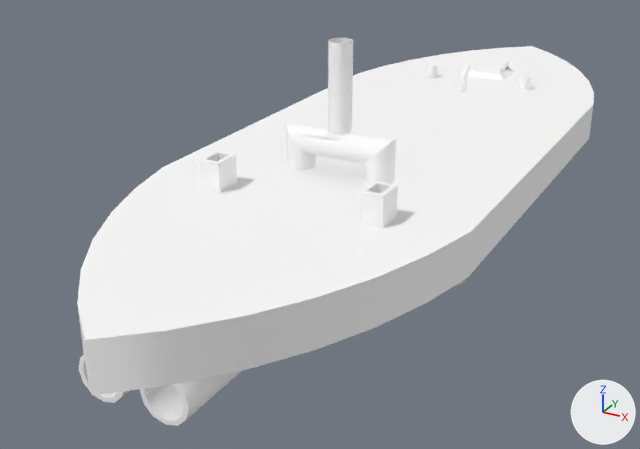
A saved change to the FBX model Assets/World objects/Ships_raw/terran - sloop monitor.fbx.
Both versions are drawn from a 50 mm camera at (3.14, -7.25, 2.79) aimed at (-0.45, -0.72, -0.48). The lights are fixed; the arrows at lower right show +X, +Y and +Z. Vertices at the same position are counted once.

The scene before the commit, as lines of its bpy script (objects in view):
```python
me_id70 = bpy.data.meshes.new('ID70')
me_id70.from_pydata(...)  # 716 vertices, 1035 faces; spans x -1.34..1.34, y -4.2..4.2, z -0.42..1.35
me_id70.materials.append(mat_material_003)  # white #ffffff
me_id70_001 = bpy.data.meshes.new('ID70.001')
me_id70_001.from_pydata(...)  # 88 vertices, 120 faces; spans x -0.78..0.78, y -2.05..2.13, z 0.27..0.51
me_id70_001.materials.append(mat_material_003)  # white #ffffff
ob_monitorhull = bpy.data.objects.new('MonitorHull', me_id70)
ob_monitorhull.location = (0.0, 0.0, 0.0)
ob_monitorteamcolor = bpy.data.objects.new('MonitorTeamColor', me_id70_001)
ob_monitorteamcolor.location = (0.0, 0.0, 0.0)
```
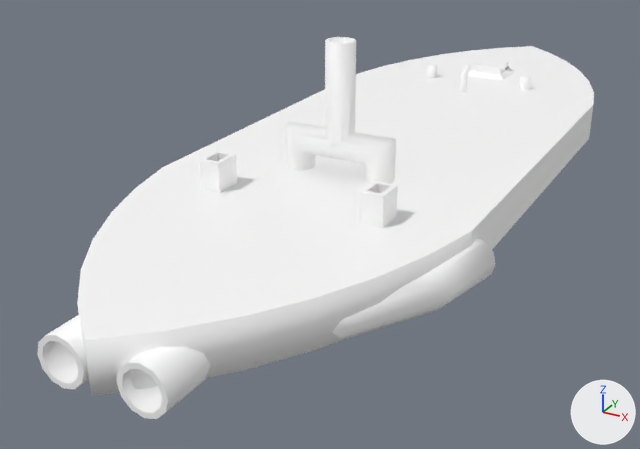
What differs and where, as boxes [x1, y1, x2, y2] in the pictures (640 x 449 px; the box of a moved part takes in the faces that stretch with it):
'MonitorHull', reshaped (8% wider): before [77, 38, 594, 426]; after [37, 37, 594, 419]
part 1 of me_id70, added: after [117, 346, 210, 419]
part 2 of me_id70, added: after [37, 315, 89, 389]
part 3 of me_id70, added: after [332, 238, 496, 340]
part 4 of me_id70, deleted: before [79, 355, 241, 426]
part 5 of me_id70, moved or reshaped: before [453, 278, 467, 287]; after [325, 37, 356, 147]

The change, as a list of edits to the scene's bpy script:
```text
Add mat_material:
    mat_material = principled_material('material')
    mat_material.base_color = (1.0, 1.0, 1.0)  # white #ffffff
Change me_id70:
    used by ob_monitorhull; location = (0.0, 0.0, 0.0)
    remove me_id70.from_pydata(...)  # 716 vertices, 1035 faces; spans x -1.34..1.34, y -4.2..4.2, z -0.42..1.35
    remove me_id70.materials.append(mat_material_003)  # white #ffffff
    add me_id70.from_pydata(...)  # 613 vertices, 1033 faces; spans x -1.49..1.49, y -4.2..4.2, z -0.33..1.35
    me_id70 part 1: a new loose piece of 60 vertices spanning x 0.12..0.48, y -4.12..-2.72, z -0.19..0.17, in mat_material (white #ffffff)
    me_id70 part 2: a new loose piece of 60 vertices spanning x -0.48..-0.12, y -4.12..-2.72, z -0.19..0.17, in mat_material (white #ffffff)
    me_id70 part 3: a new loose piece of 57 vertices spanning x 0.66..1.49, y -3.3..-1.66, z -0.19..0.16, in mat_material (white #ffffff)
    me_id70 part 4: 7 loose pieces with 321 vertices, spanning x -1.34..1.34, y -3.87..-0.8, z -0.42..-0.06, are deleted
    me_id70 part 5: 40 vertices removed from x -1.34..1.34, y -2.7..-0.8, z -0.21..-0.09; 24 vertices added at x -0.12..0.12, y -1.33..-1.09, z 0.51..1.35
    add me_id70.materials.append(mat_material)  # white #ffffff
```
